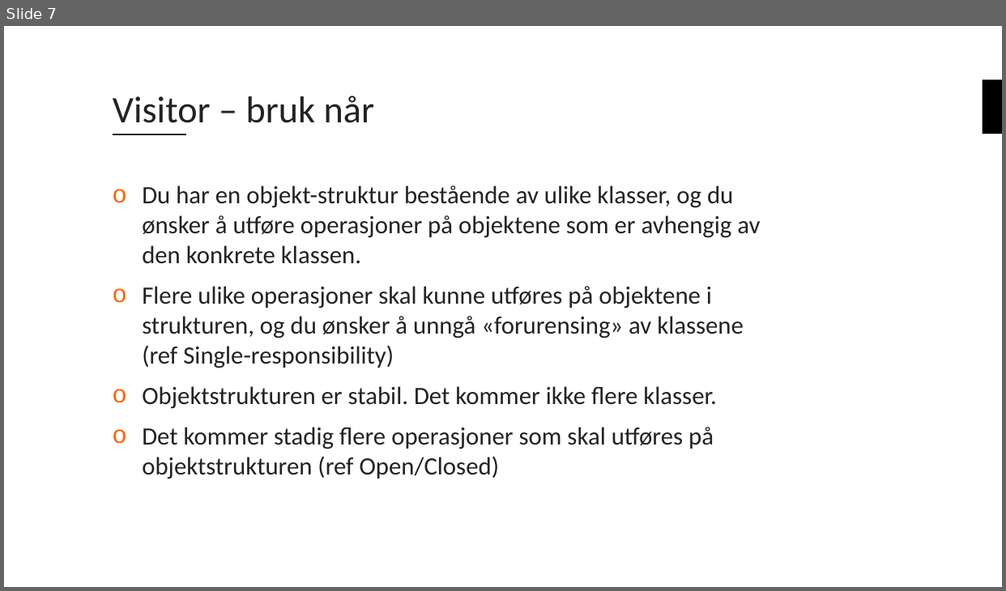
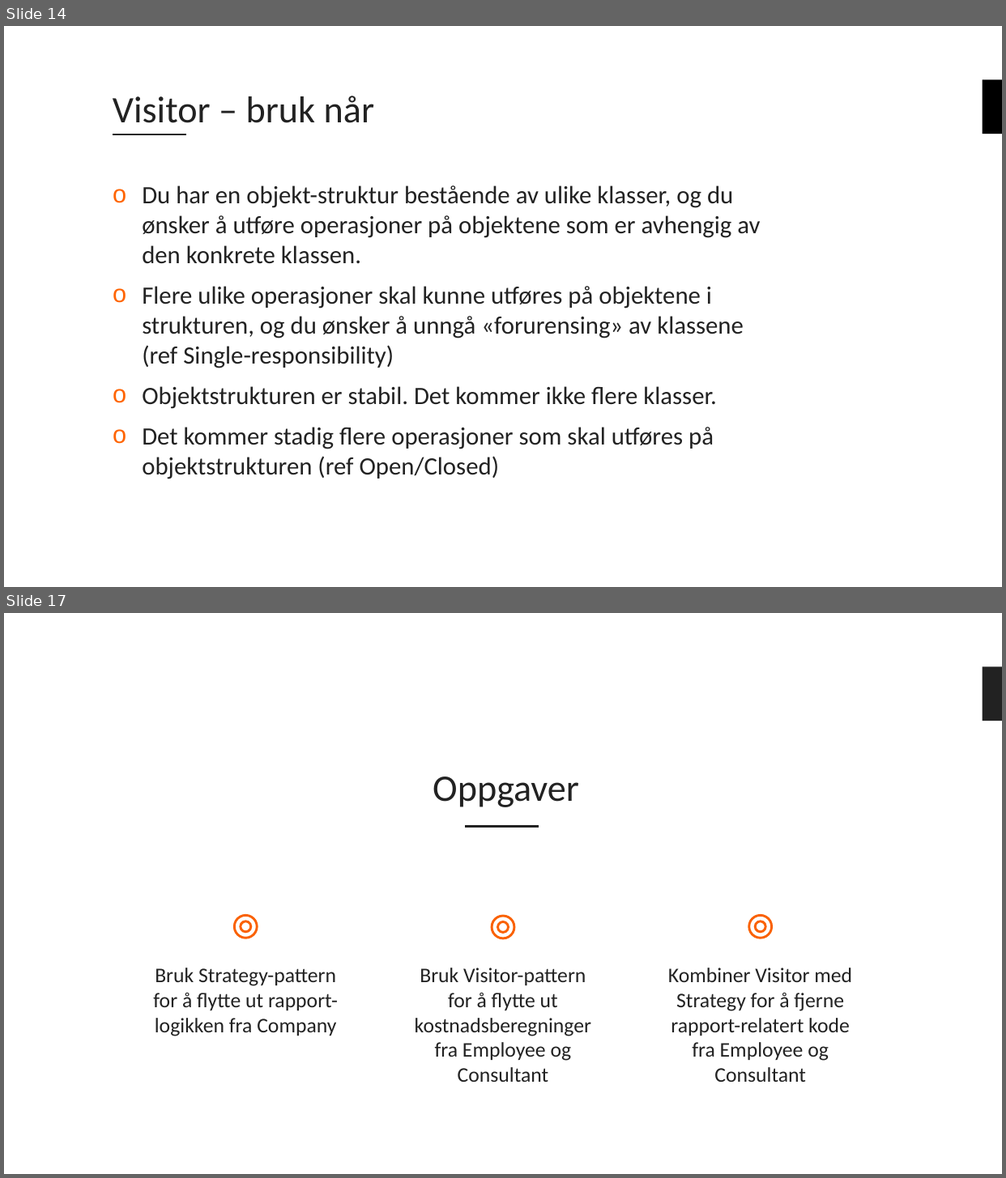
Before and after one commit to bouvet/VisitorAndStrategyPattern, a slide deck: Presentasjon.pptx. Shown one above the other, each under a label of ours: slide 7 before the commit, slides 14 and 17 after it; the slides between them are not shown. The pictures are 1006x591 and 1006x1178 pixels, drawn with LibreOffice and Linux fonts; fonts in the diff are those of the drawing; background and template pictures are left out. Boxes give left, top, right and bottom in pixels: in the first picture for what was removed or moved away, otherwise in the second. Text is boxed around its words. In the diff, an @@ line names an element or a change of style, - is before the commit and + after.

```diff
--- a/Presentasjon.pptx
+++ b/Presentasjon.pptx
@@ slide 17 added at (x1=4, y1=613, x2=1002, y2=1174), background #FFFFFF @@
@@ rectangle added at (x1=982, y1=667, x2=1002, y2=721), fill #222222 @@
@@ title added at (x1=432, y1=777, x2=579, y2=807), 36 pt, text #222222 @@
+Oppgaver
@@ line added from (465, 826) to (539, 826), #222222 2 pt @@
@@ ellipse added at (x1=235, y1=915, x2=257, y2=938), outline #FA6100 2.25 pt @@
@@ ellipse added at (x1=241, y1=922, x2=251, y2=932), outline #FA6100 2.25 pt @@
@@ ellipse added at (x1=492, y1=916, x2=514, y2=939), outline #FA6100 2.25 pt @@
@@ ellipse added at (x1=498, y1=922, x2=509, y2=933), outline #FA6100 2.25 pt @@
@@ ellipse added at (x1=749, y1=915, x2=771, y2=938), outline #FA6100 2.25 pt @@
@@ ellipse added at (x1=755, y1=922, x2=765, y2=932), outline #FA6100 2.25 pt @@
@@ text added at (x1=153, y1=968, x2=338, y2=1037), 20 pt, text #222222 @@
+Bruk Strategy-pattern for å flytte ut rapport-logikken fra Company
@@ text added at (x1=415, y1=968, x2=591, y2=1082), 20 pt, text #222222 @@
+Bruk Visitor-pattern for å flytte ut kostnadsberegninger fra Employee og Consultant
@@ text added at (x1=668, y1=968, x2=852, y2=1082), 20 pt, text #222222 @@
+Kombiner Visitor med Strategy for å fjerne rapport-relatert kode fra Employee og Consultant
@@ what was slide 7 is now slide 14 @@
```
Also in this commit, not shown: 9 other slides added.
